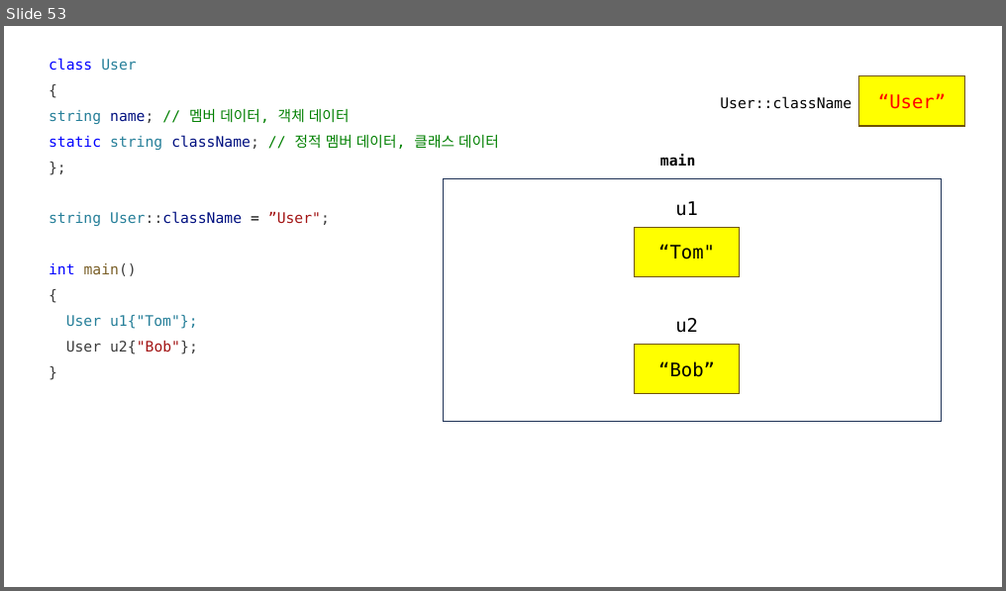
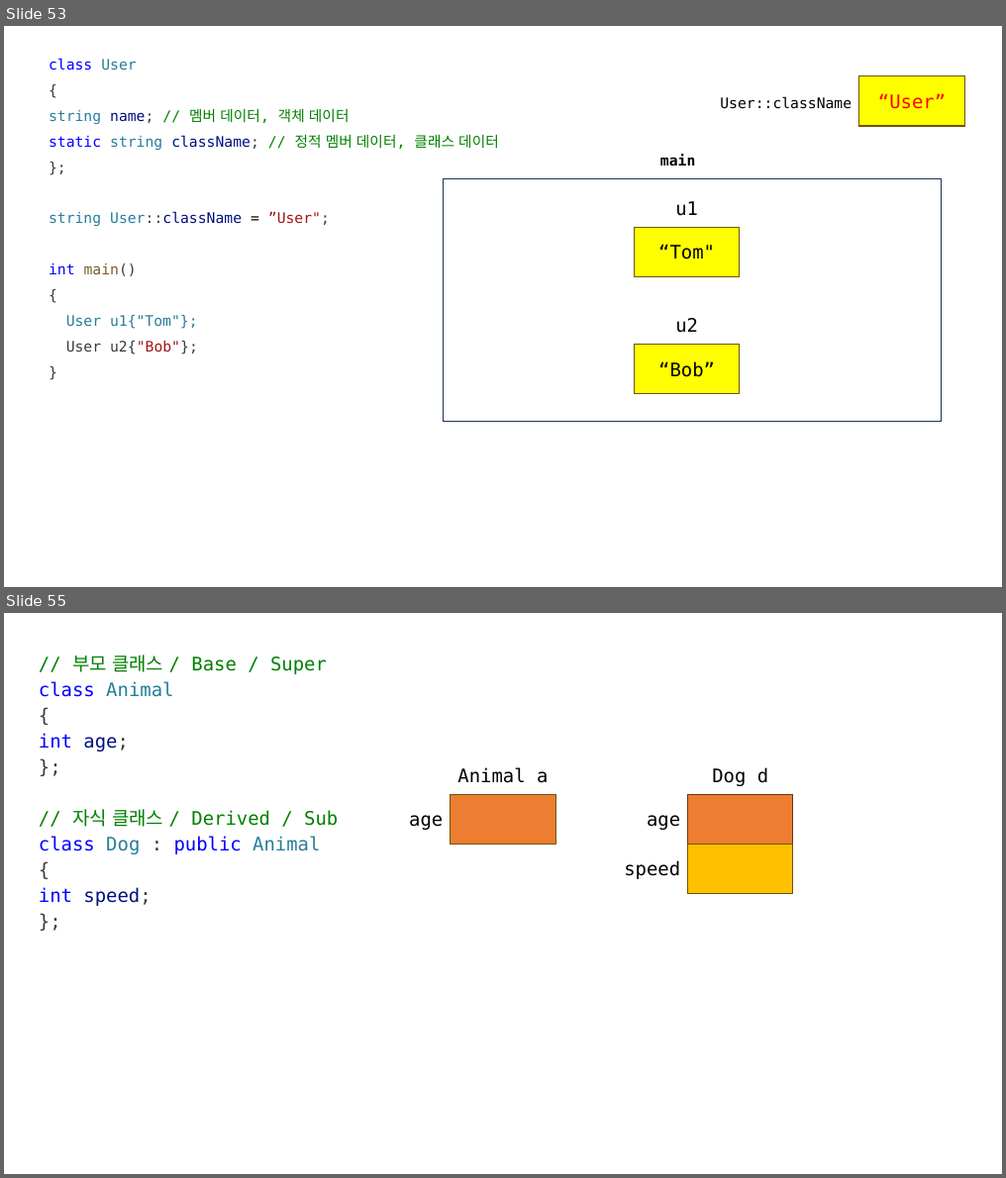
Before and after one commit to yoondev-classroom/cpp_250512, a slide deck: cpp_250512.pptx. Shown one above the other, each under a label of ours: slide 53 before the commit, slides 53 and 55 after it; the slides between them are not shown. The pictures are 1006x591 and 1006x1178 pixels, drawn with LibreOffice and Linux fonts; fonts in the diff are those of the drawing. Boxes give left, top, right and bottom in pixels: in the first picture for what was removed or moved away, otherwise in the second. Text is boxed around its words. In the diff, an @@ line names an element or a change of style, - is before the commit and + after.

```diff
--- a/cpp_250512.pptx
+++ b/cpp_250512.pptx
@@ slide 55 added at (4,613,1002,1174), background #FFFFFF @@
@@ text added at (39,655,338,906), 18 pt, text #008000 @@
+// 부모 클래스 / Base / Super
+class Animal
+{
+int age;
+};
+// 자식 클래스 / Derived / Sub
+class Dog : public Animal
+{
+int speed;
+};
@@ text added at (457,767,548,783), 18 pt, text #000000 @@
+Animal a
@@ text added at (712,767,768,786), 18 pt, text #000000 @@
+Dog d
@@ text added at (409,815,443,830), 18 pt, text #000000 @@
+age
@@ rectangle added at (450,795,555,845), fill #ED7D31, outline #705400 1 pt @@
@@ text added at (647,815,680,830), 18 pt, text #000000 @@
+age
@@ rectangle added at (688,795,794,845), fill #ED7D31, outline #683715 1 pt @@
@@ rectangle added at (688,845,794,894), fill #FFC000, outline #705400 1 pt @@
@@ text added at (624,861,680,879), 18 pt, text #000000 @@
+speed
```
Also in this commit, not shown: 1 slide changed, 1 other file.
